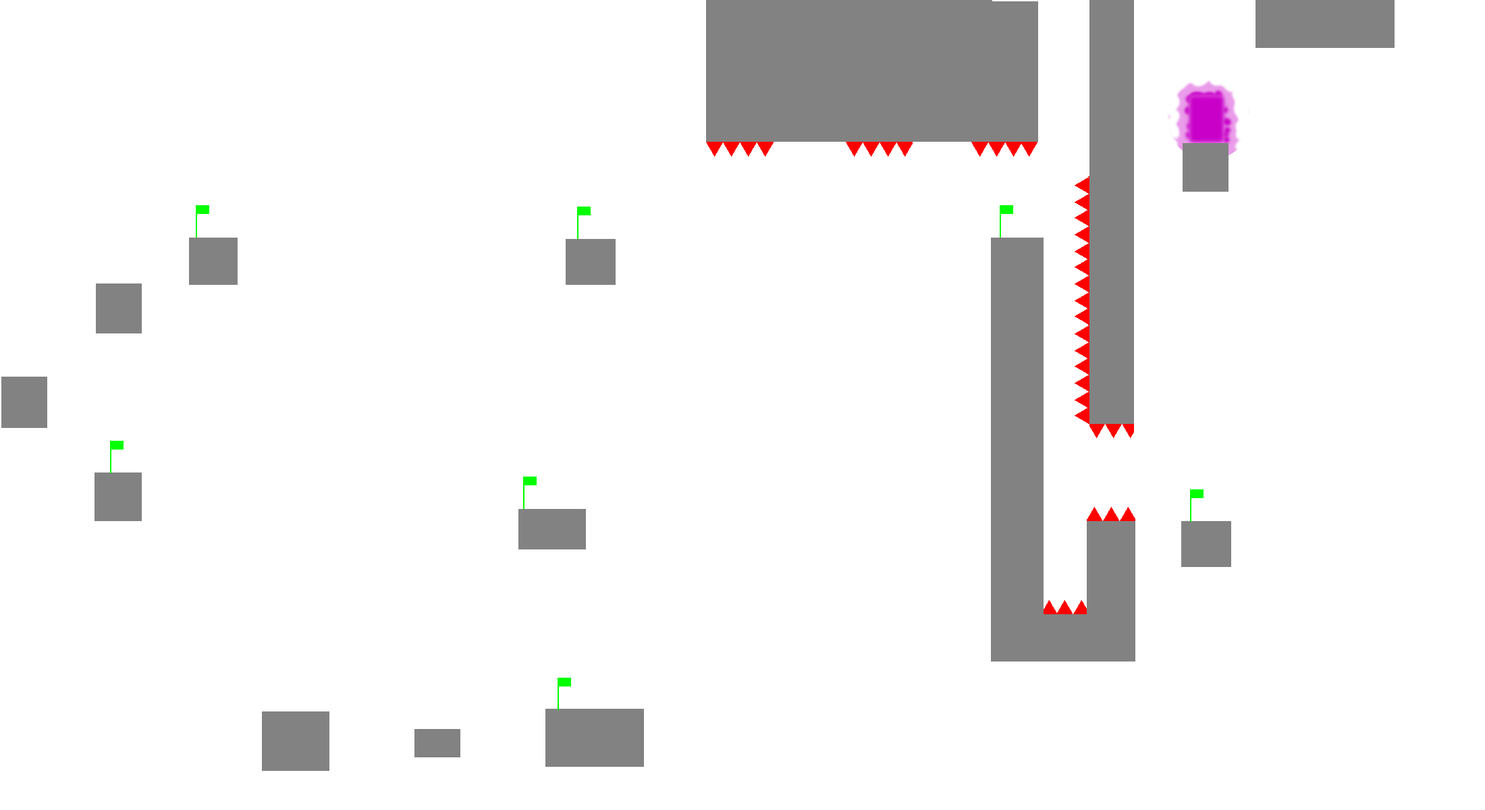
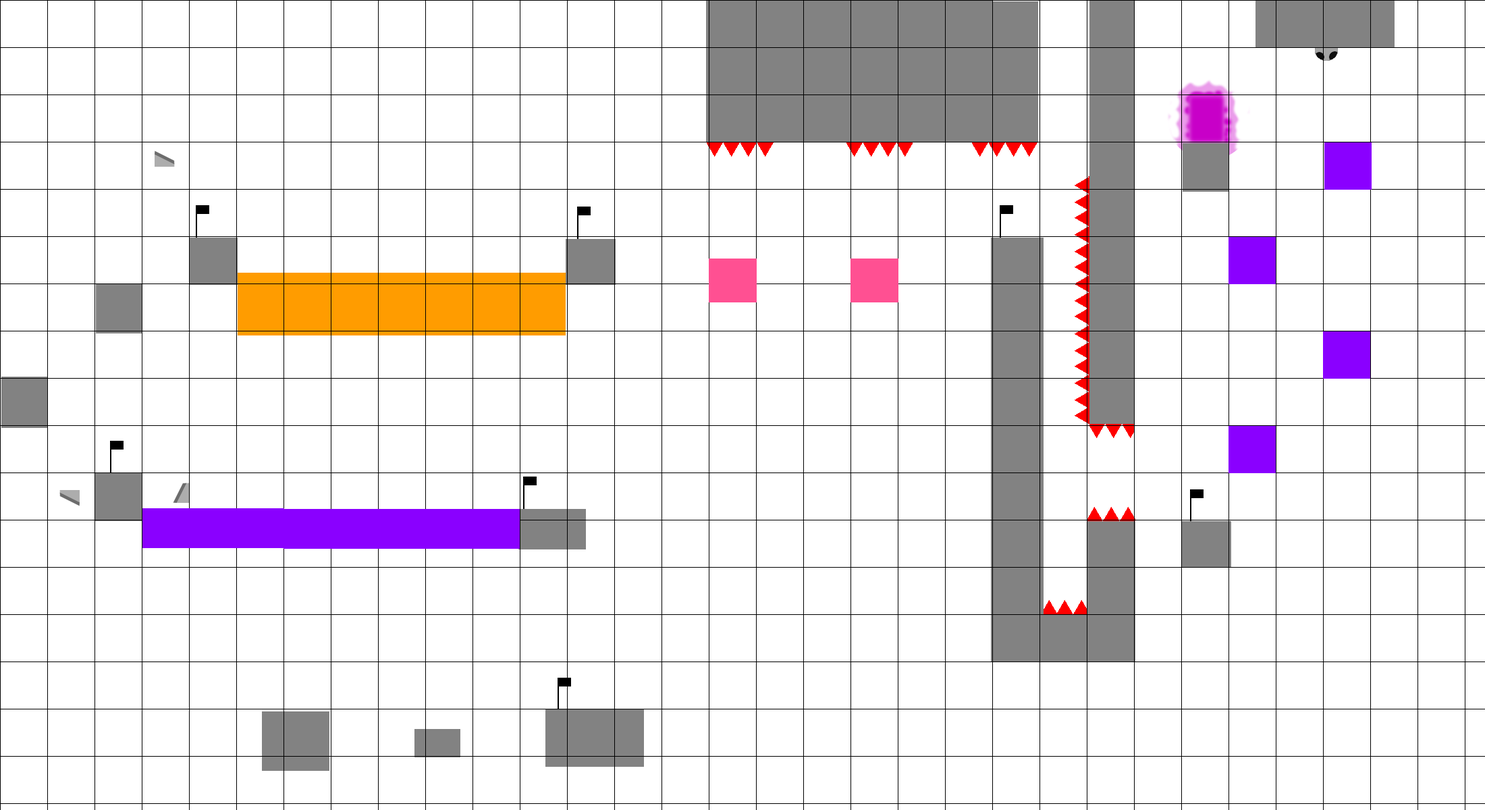
Layer changes from the first w=1485, h=810 image to the second:
added layer "Pasted Layer" (91%) above "Interactives" over [59, 150, 190, 507]
showed "Interactives" over [142, 142, 1372, 549]
painted on "CP7" over [1190, 489, 1204, 522]
painted on "CP6" over [999, 205, 1014, 238]
painted on "CP5" over [577, 206, 591, 240]
painted on "CP4" over [195, 205, 210, 238]
painted on "CP3" over [110, 440, 124, 474]
painted on "CP2" over [523, 476, 537, 510]
painted on "CP1" over [557, 677, 572, 711]
showed "grid" over [0, 0, 1485, 810]
showed "Moving Platforms" over [237, 272, 566, 336]
painted on "Spikes" over [1315, 40, 1339, 61]
hid "White" over [0, 0, 1485, 810]
